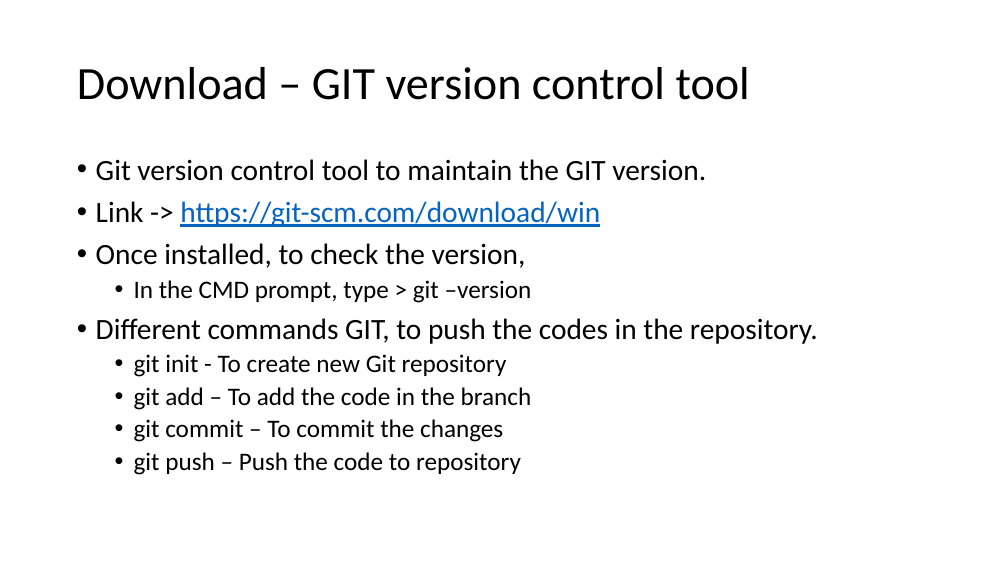
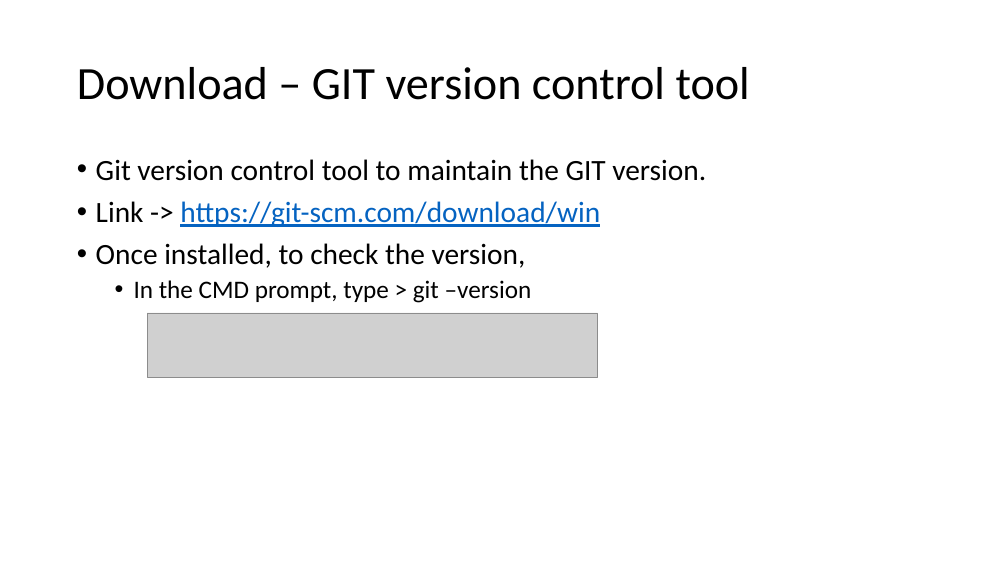
Before and after one commit to francisantonyraj/AutomationDocuments, a slide deck: slide 6 of GIT.pptx (slide 5 before the commit). Drawn at 1008x567 pixels with LibreOffice and Linux fonts; fonts in the diff are those of the drawing; grey boxes stand for pictures. Boxes give left, top, right and bottom in pixels: in the first picture for what was removed or moved away, otherwise in the second. Text is boxed around its words. In the diff, an @@ line names an element or a change of style, - is before the commit and + after.

```diff
--- a/GIT.pptx
+++ b/GIT.pptx
@@ text at [96,318,818,475]: paragraphs removed @@
-• Different commands GIT, to push the codes in the repository.
-  • git init - To create new Git repository
-  • git add – To add the code in the branch
-  • git commit – To commit the changes
-  • git push – Push the code to repository
@@ picture added at [147,313,598,377] @@
```
Also in this commit, not shown: 2 other slides changed, 2 slides added, 2 other files.
